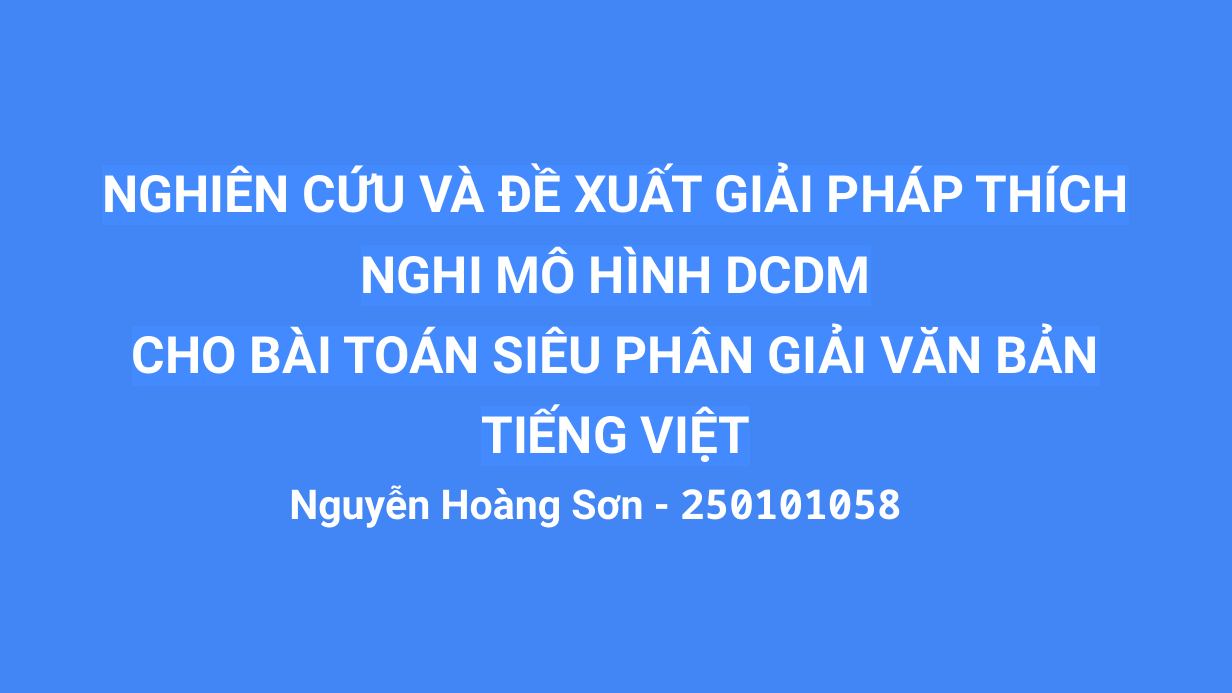
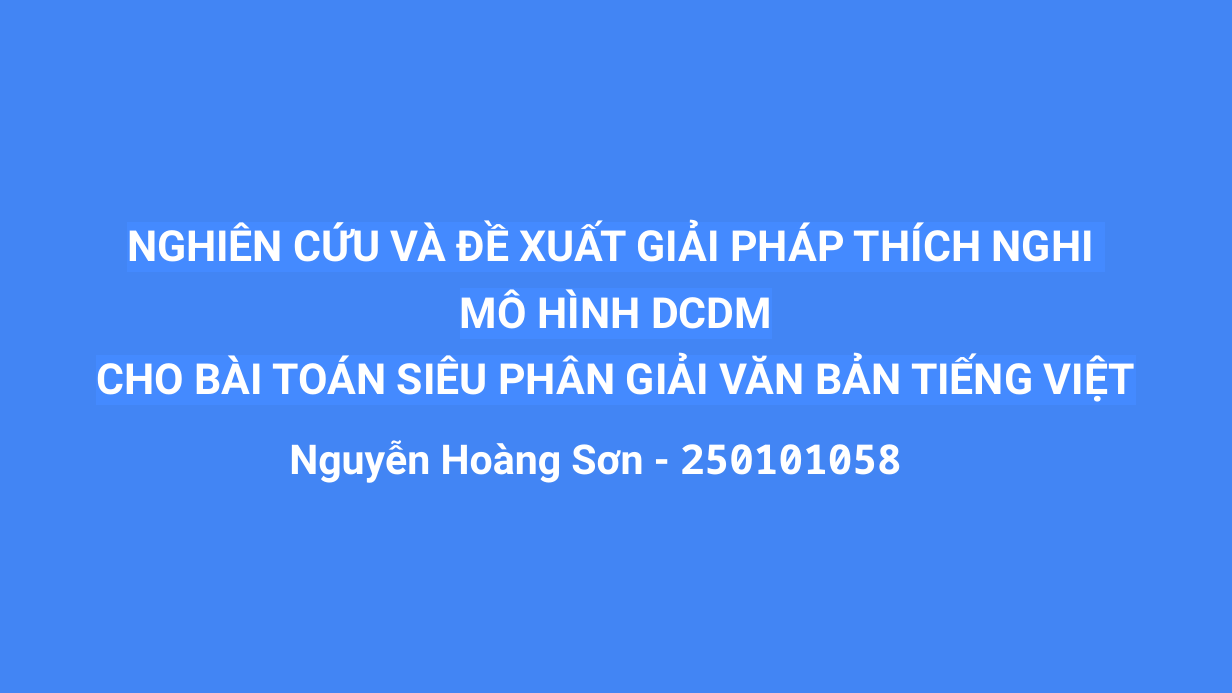
Before and after one commit to HoangSonDeveloper/CS2205, a slide deck: slide 1 of Sơn Nguyễn Hoàng - CS2205.SEP2025.DeCuong.FinalReport.Template.Slide.pptx. Drawn at 1232x693 pixels with LibreOffice and Linux fonts; fonts in the diff are those of the drawing. Boxes give left, top, right and bottom in pixels: in the first picture for what was removed or moved away, otherwise in the second. Text is boxed around its words. In the diff, an @@ line names an element or a change of style, - is before the commit and + after.

```diff
--- a/Sơn Nguyễn Hoàng - CS2205.SEP2025.DeCuong.FinalReport.Template.Slide.pptx
+++ b/Sơn Nguyễn Hoàng - CS2205.SEP2025.DeCuong.FinalReport.Template.Slide.pptx
@@ title at [127, 222, 1094, 329]: text changed; size 30 to 25 pt @@
-NGHIÊN CỨU VÀ ĐỀ XUẤT GIẢI PHÁP THÍCH NGHI MÔ HÌNH DCDM
+NGHIÊN CỨU VÀ ĐỀ XUẤT GIẢI PHÁP THÍCH NGHI
+MÔ HÌNH DCDM
@@ title at [96, 355, 1135, 402]: size 30 to 25 pt in "CHO BÀI TOÁN SIÊU PHÂN GIẢI VĂN ..." @@
@@ title "Nguyễn Hoàng Sơn - 250101058": place and size @@
-title "Nguyễn Hoàng Sơn - 250101058" at [289, 485, 902, 528]
+title "Nguyễn Hoàng Sơn - 250101058" at [289, 440, 902, 483]
```
Also in this commit, not shown: 6 other slides changed, 3 other files.
